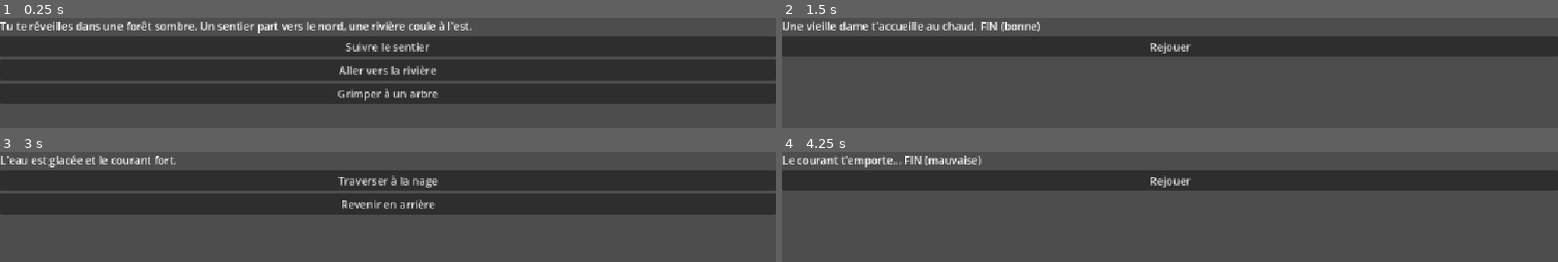
Above: before the commit, frames 1-4 (two rows, left to right).
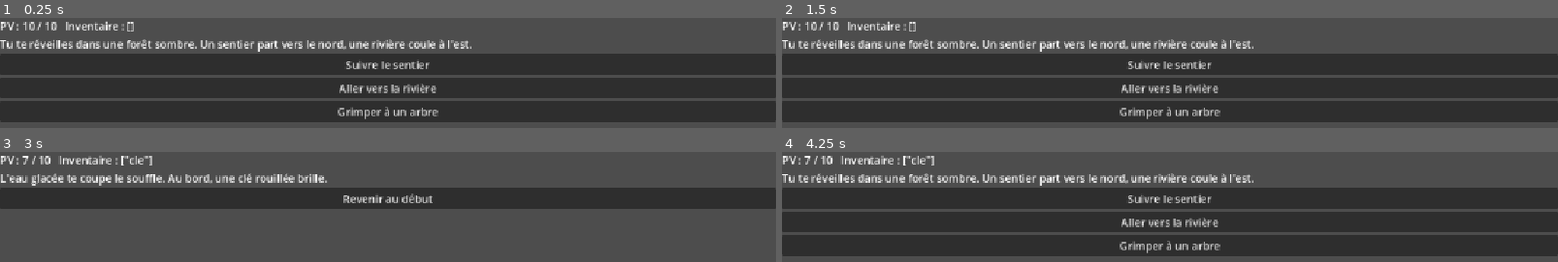
Above: after the commit, the same moments.

Repository: thomassombrun/Code_Lab_Livre_dont_vous_etes_le_heros
Game: Godot game, scene res://jeu.tscn
Same seed, same stepped clock (60 frames per second), same inputs: the game is played once before the commit and once after it.
Inputs (mouse positions are in pixels of both pictures, inside the frame that each line leads up to):
- Up to frame 1 (0.25 s): no input
- Up to frame 2 (1.5 s): click "Suivre le sentier" at 0.5 s; click "Frapper à la porte" (after the commit: "Revenir en arrière") at 1.25 s
- Up to frame 3 (3 s): click (388, 180) at 2 s, where only the run before the commit has a clickable "Rejouer"; click "Aller vers la rivière" at 2.75 s
- Up to frame 4 (4.25 s): click "Traverser à la nage" (after the commit: "Revenir au début") at 3.5 s

The runs differ from the first frame. In frame 1, 47% of the frame differs, in the area x 0-100%, y 2-95%; in frame 2, 71%; in frame 3, 25%; in frame 4, 70%.

Commit message:
Etape 5 : PV, inventaire et choix conditionnels

Diff:
--- a/jeu.gd
+++ b/jeu.gd
@@ -1,5 +1,6 @@
 extends Control
 
+@onready var statut = $VBoxContainer/Statut
 @onready var texte = $VBoxContainer/Texte
 @onready var boite_choix = $VBoxContainer/Choix
 
@@ -14,23 +15,24 @@
 		],
 	},
 	"sentier": {
-		"texte": "Le sentier mène à une cabane éclairée.",
+		"texte": "Le sentier mène à une cabane fermée à clé.",
 		"choix": [
-			{"libelle": "Frapper à la porte", "suite": "cabane"},
+			{"libelle": "Ouvrir la porte avec la clé", "suite": "cabane", "condition": "cle"},
 			{"libelle": "Revenir en arrière", "suite": "debut"},
 		],
 	},
 	"riviere": {
-		"texte": "L'eau est glacée et le courant fort.",
+		"texte": "L'eau glacée te coupe le souffle. Au bord, une clé rouillée brille.",
+		"pv": -3,
+		"objet": "cle",
 		"choix": [
-			{"libelle": "Traverser à la nage", "suite": "noyade"},
-			{"libelle": "Revenir en arrière", "suite": "debut"},
+			{"libelle": "Revenir au début", "suite": "debut"},
 		],
 	},
 	"arbre": {
 		"texte": "Il y as beaucoup de branche.",
 		"choix": [
-			{"libelle": "Casser des branches", "suite": "château"},
+			{"libelle": "Casser des branches", "suite": "chateau"},
 			{"libelle": "Redescendre de l'arbre", "suite": "debut"},
 		],
 	},
@@ -42,36 +44,60 @@
 		"texte": "Le courant t'emporte... FIN (mauvaise)",
 		"choix": [],
 	},
-	"château": {
+	"chateau": {
 		"texte": "Un immense château se profile a l'horizon. FIN (a suivre)",
 		"choix": [],
 	}
 }
+const DEPART = "debut"
+const PV_MAX = 10
 
-const DEPART = "debut"
 var passage = DEPART
+var pv = PV_MAX
+var inventaire = []
 
 func _ready():
+	nouvelle_partie()
+
+func nouvelle_partie():
+	pv = PV_MAX
+	inventaire = []
+	aller_a(DEPART)
+
+func aller_a(suite):
+	passage = suite
+	appliquer_effets(histoire[passage])
 	afficher()
+
+func appliquer_effets(p):
+	if p.has("pv"):
+		pv += p["pv"]
+	if p.has("objet") and not inventaire.has(p["objet"]):
+		inventaire.append(p["objet"])
 
 func afficher():
 	var p = histoire[passage]
+	statut.text = "PV : " + str(pv) + " / " + str(PV_MAX) + "   Inventaire : " + str(inventaire)
 	texte.text = p["texte"]
 	for bouton in boite_choix.get_children():
 		bouton.queue_free()
+
+	if pv <= 0:
+		texte.text += "\n\nTu n'as plus de forces... FIN (mauvaise)"
+		ajouter_bouton("Rejouer", nouvelle_partie)
+		return
+
 	if p["choix"].is_empty():
-		ajouter_bouton("Rejouer", DEPART)
+		ajouter_bouton("Rejouer", nouvelle_partie)
 		return
+
 	for c in p["choix"]:
-		ajouter_bouton(c["libelle"], c["suite"])
+		if c.has("condition") and not inventaire.has(c["condition"]):
+			continue
+		ajouter_bouton(c["libelle"], aller_a.bind(c["suite"]))
 
-func ajouter_bouton(libelle, suite):
+func ajouter_bouton(libelle, action):
 	var bouton = Button.new()
 	bouton.text = libelle
-	bouton.pressed.connect(aller_a.bind(suite))
+	bouton.pressed.connect(action)
 	boite_choix.add_child(bouton)
-
-
-func aller_a(suite):
-	passage = suite
-	afficher()
--- a/jeu.tscn
+++ b/jeu.tscn
@@ -19,6 +19,9 @@
 grow_horizontal = 2
 grow_vertical = 2
 
+[node name="Statut" type="Label" parent="VBoxContainer" unique_id=65502530]
+layout_mode = 2
+
 [node name="Texte" type="Label" parent="VBoxContainer" unique_id=1260456384]
 layout_mode = 2
 autowrap_mode = 2
